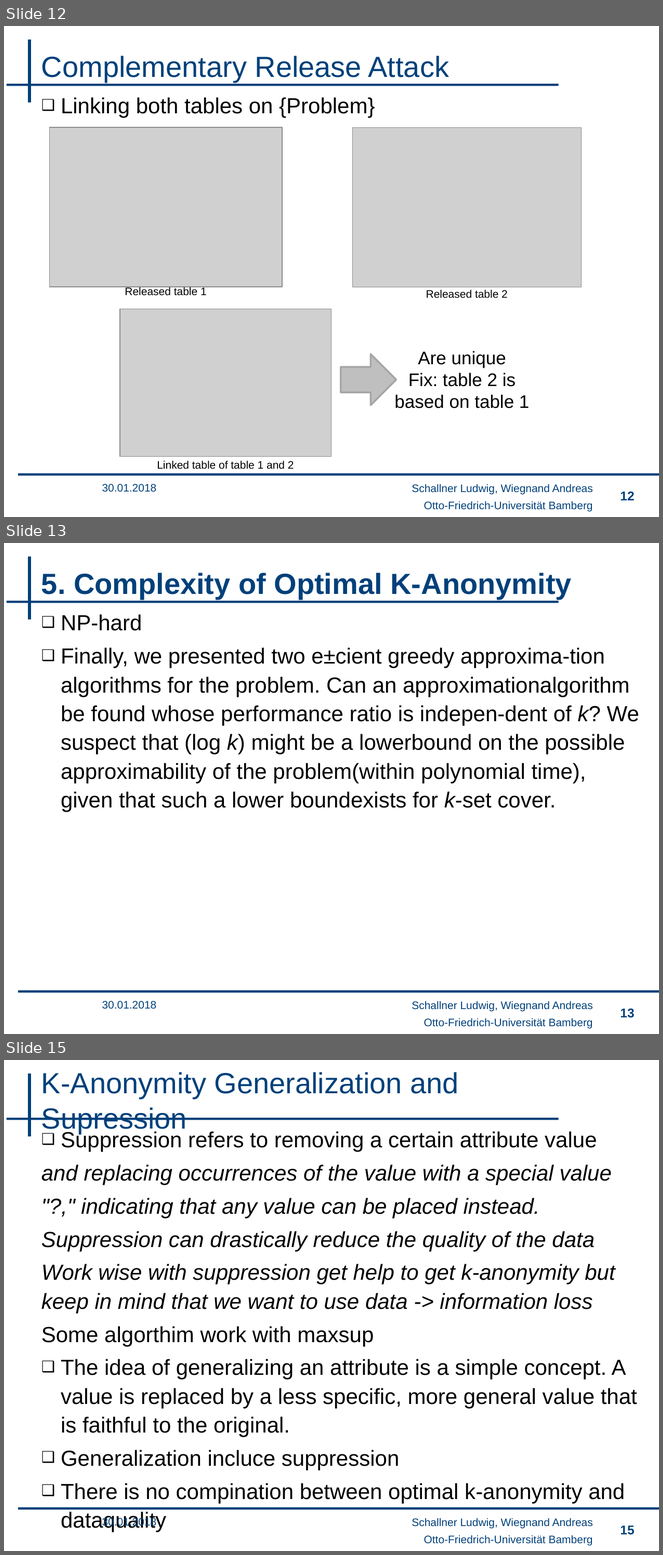
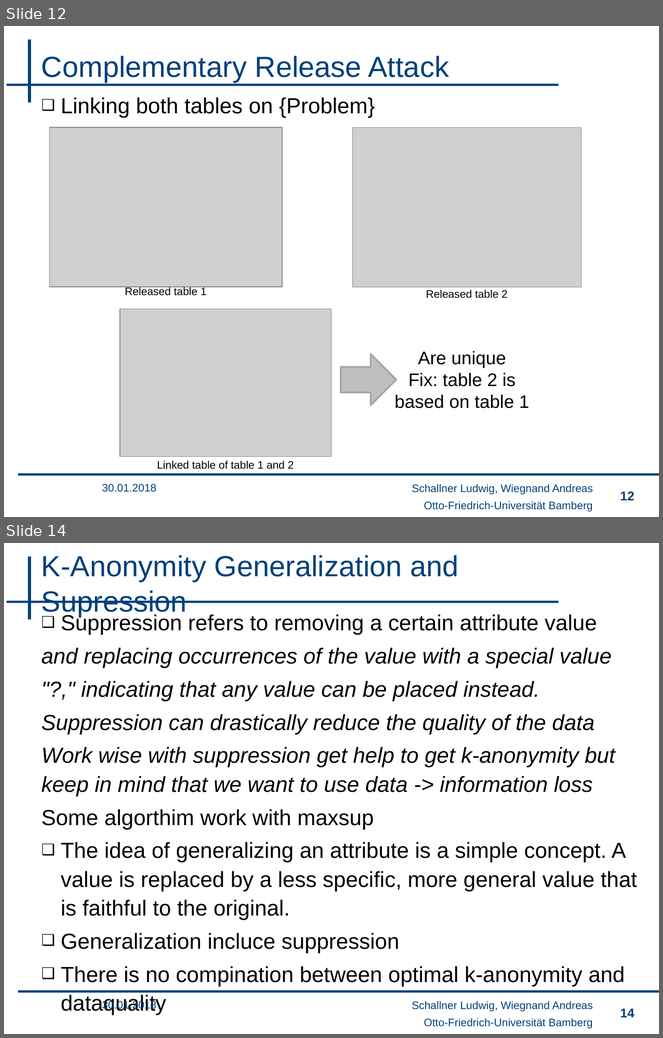
Before and after one commit to wsgan001/PSI-MSem, a slide deck: presentation/sicherheits_final_anV2.pptx. Shown one above the other, each under a label of ours: slides 12, 13 and 15 before the commit, slides 12 and 14 after it; the slides between them are not shown. The pictures are 663x1555 and 663x1038 pixels, drawn with LibreOffice and Linux fonts; fonts in the diff are those of the drawing; grey boxes stand for pictures; background and template pictures are left out. Boxes give left, top, right and bottom in pixels: in the first picture for what was removed or moved away, otherwise in the second. Text is boxed around its words. In the diff, an @@ line names an element or a change of style, - is before the commit and + after.

```diff
--- a/presentation/sicherheits_final_anV2.pptx
+++ b/presentation/sicherheits_final_anV2.pptx
@@ slide 13 removed at (4, 543, 659, 1034), background #FFFFFF; not listed: 4 template elements that a slide beside it also shows @@
@@ title removed at (41, 573, 571, 600) @@
-5. Complexity of Optimal K-Anonymity
@@ text removed at (61, 614, 639, 812) @@
-❑ NP-hard
-❑ Finally, we presented two e±cient greedy approxima-tion algorithms for the problem. Can an approximationalgorithm be found whose performance ratio is indepen-dent of k? We suspect that (log k) might be a lowerbound on the possible approximability of the problem(within polynomial time), given that such a lower boundexists for k-set cover.
@@ text removed at (102, 1001, 157, 1009) @@
-30.01.2018
@@ text removed at (412, 1001, 593, 1012) @@
-Schallner Ludwig, Wiegnand Andreas
@@ page number removed at (620, 1009, 634, 1018) @@
-13
@@ what was slide 15 is now slide 14 @@
@@ page number at (620, 1009, 634, 1018): text changed @@
-15
+14
```
Also in this commit, not shown: 5 slides changed, 3 other slides removed, 5 other files.
